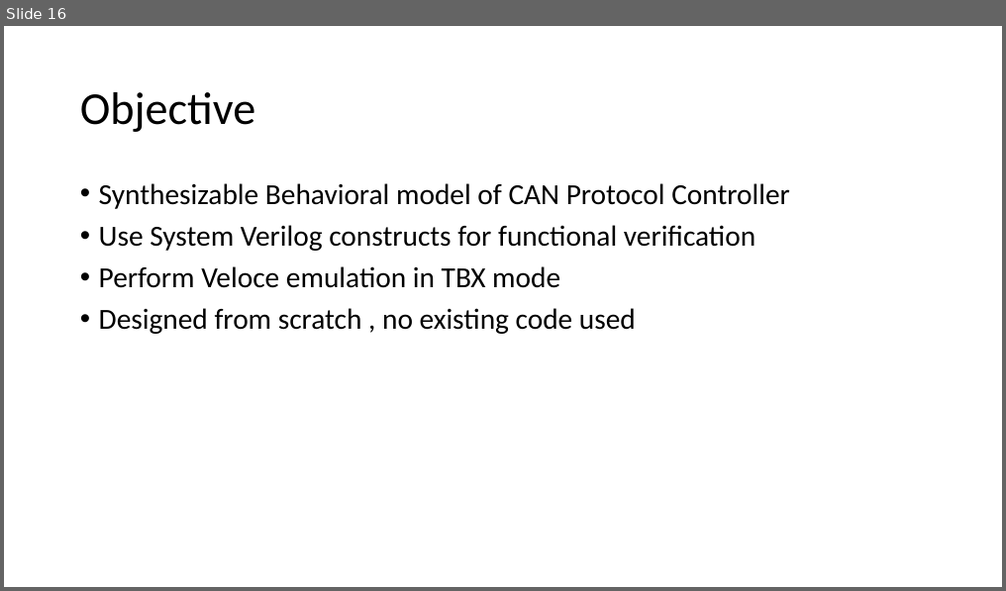
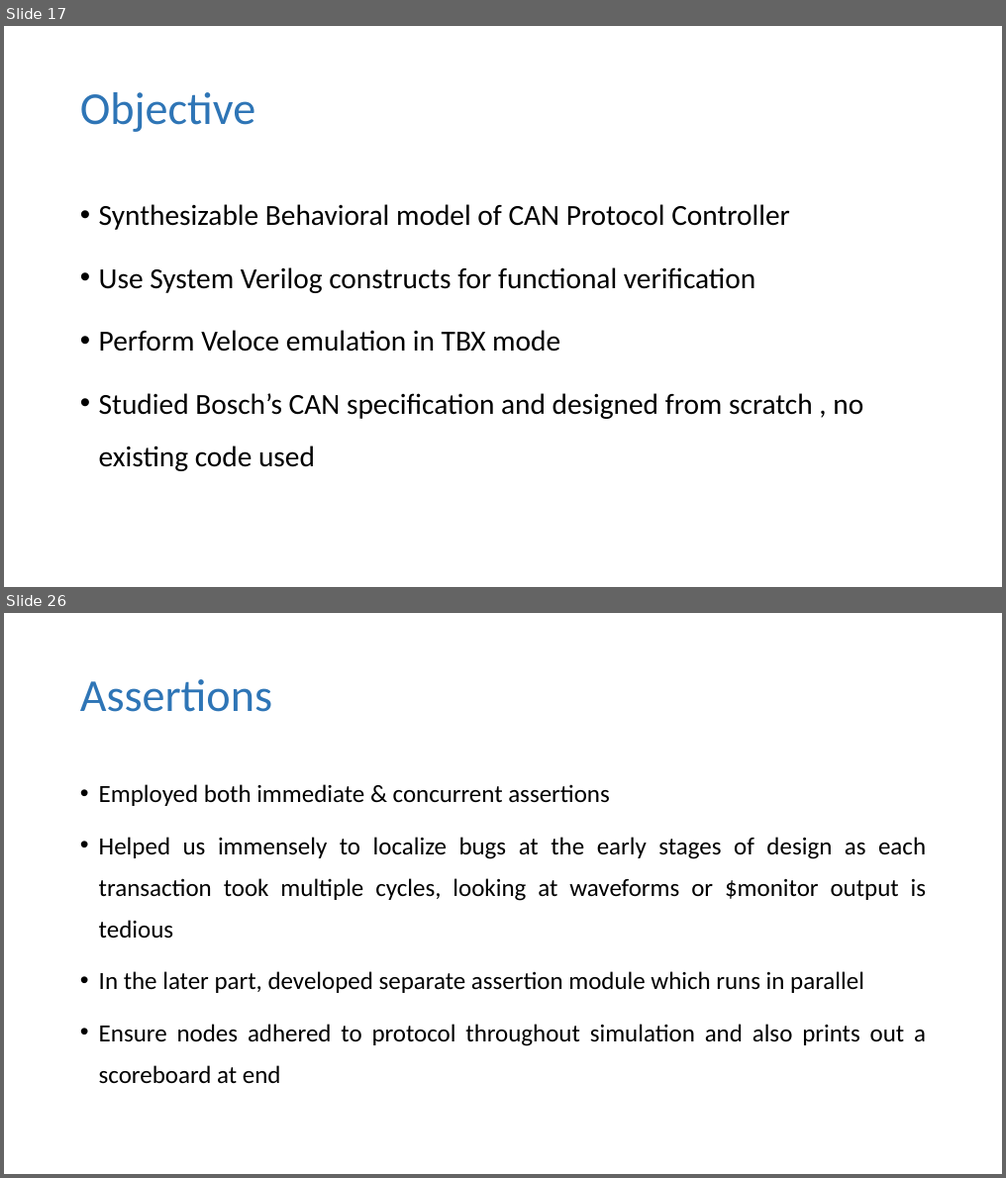
Before and after one commit to mafzzz/can-controller, a slide deck: Docs/Final Project Presenatation.pptx. Shown one above the other, each under a label of ours: slide 16 before the commit, slides 17 and 26 after it; the slides between them are not shown. The pictures are 1006x591 and 1006x1178 pixels, drawn with LibreOffice and Linux fonts; fonts in the diff are those of the drawing. Boxes give left, top, right and bottom in pixels: in the first picture for what was removed or moved away, otherwise in the second. Text is boxed around its words. In the diff, an @@ line names an element or a change of style, - is before the commit and + after.

```diff
--- a/Docs/Final Project Presenatation.pptx
+++ b/Docs/Final Project Presenatation.pptx
@@ slide 26 added at (x1=4, y1=613, x2=1002, y2=1174), background #FFFFFF @@
@@ title added at (x1=80, y1=679, x2=272, y2=712), 44 pt, text #2E75B6 @@
+Assertions
@@ text added at (x1=99, y1=784, x2=927, y2=1084), 23.8 pt, text #000000 @@
+• Employed both immediate & concurrent assertions
+• Helped us immensely to localize bugs at the early stages of design as each transaction took multiple cycles, looking at waveforms or $monitor output is tedious
+• In the later part, developed separate assertion module which runs in parallel
+• Ensure nodes adhered to protocol throughout simulation and also prints out a scoreboard at end
@@ what was slide 16 is now slide 17 @@
@@ slide 17 changed as well @@
@@ title "Objective" at (x1=80, y1=92, x2=255, y2=132): text colour #000000 to #2E75B6 @@
@@ text at (x1=99, y1=204, x2=790, y2=352): line spacing 0.9 to 1.5 @@
@@ text at (x1=99, y1=393, x2=863, y2=472): text changed @@
-• Designed from scratch , no existing code used
+• Studied Bosch’s CAN specification and designed from scratch , no existing code used
```
Also in this commit, not shown: 11 other slides changed, 23 other slides added, 1 slide removed.
